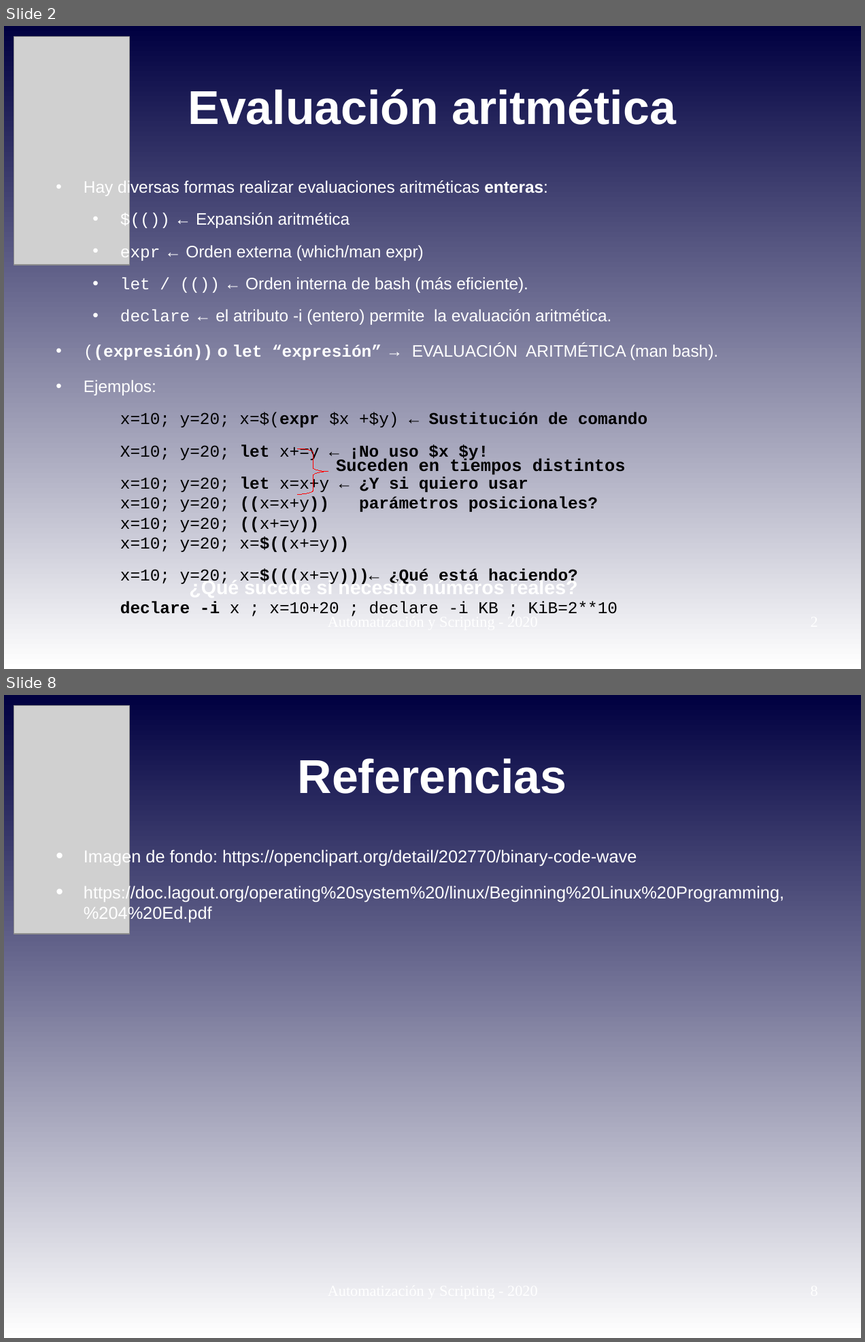
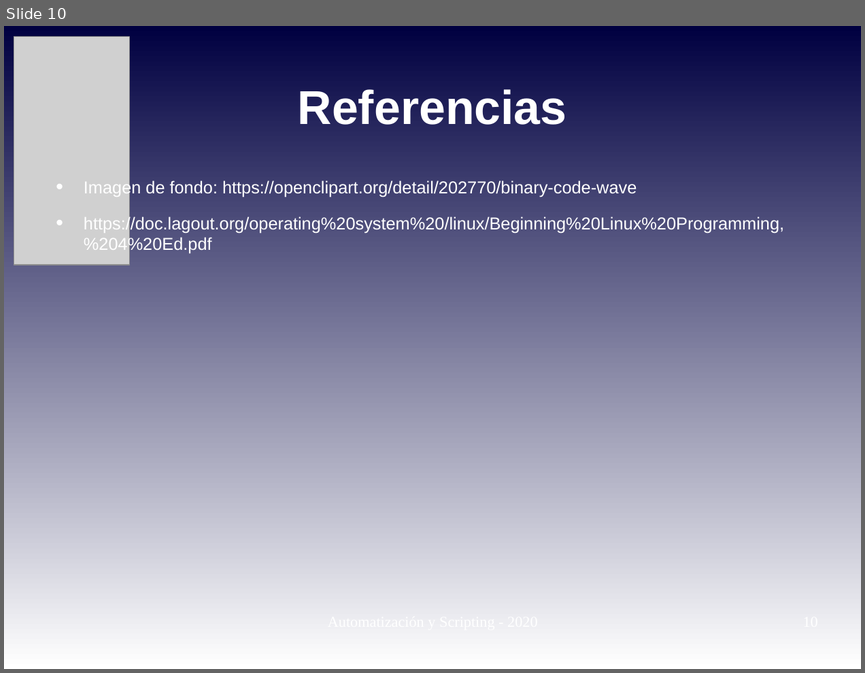
Before and after one commit to niniadcobre/-AutoyScripting, a slide deck: clases/AYS_clase06.odp. Shown one above the other, each under a label of ours: slides 2 and 8 before the commit, slide 10 after it; the slides between them are not shown. The pictures are 865x1342 and 865x673 pixels, drawn with LibreOffice and Linux fonts; fonts in the diff are those of the drawing; grey boxes stand for pictures. Boxes give left, top, right and bottom in pixels: in the first picture for what was removed or moved away, otherwise in the second. Text is boxed around its words. In the diff, an @@ line names an element or a change of style, - is before the commit and + after.

```diff
--- a/clases/AYS_clase06.odp
+++ b/clases/AYS_clase06.odp
@@ slide 2 removed at (4,26,861,669), background gradient #000040 to #FFFFFF @@
@@ picture removed at (14,37,129,265) @@
@@ title removed at (188,89,676,125) @@
-Evaluación aritmética
@@ text removed at (84,179,718,614) @@
-• Hay diversas formas realizar evaluaciones aritméticas enteras:
-  • $(()) ← Expansión aritmética
-  • expr ← Orden externa (which/man expr)
-  • let / (()) ← Orden interna de bash (más eficiente).
-  • declare ← el atributo -i (entero) permite la evaluación aritmética.
-• ((expresión)) o let “expresión” → EVALUACIÓN ARITMÉTICA (man bash).
-• Ejemplos:
-  x=10; y=20; x=$(expr $x +$y) ← Sustitución de comando
-  X=10; y=20; let x+=y ← ¡No uso $x $y!
-  x=10; y=20; let x=x+y ← ¿Y si quiero usar
-  x=10; y=20; ((x=x+y)) parámetros posicionales?
-  x=10; y=20; ((x+=y))
-  x=10; y=20; x=$((x+=y))
-  x=10; y=20; x=$(((x+=y)))← ¿Qué está haciendo?
-  declare -i x ; x=10+20 ; declare -i KB ; KiB=2**10
@@ freeform shape removed at (298,448,328,494) @@
@@ text removed at (336,458,626,475) @@
-Suceden en tiempos distintos
@@ text removed at (189,578,578,584) @@
-¿Qué sucede si necesito números reales?
@@ text removed at (328,613,538,630) @@
-Automatización y Scripting - 2020
@@ what was slide 8 is now slide 10 @@
```
Also in this commit, not shown: 1 slide changed, 8 slides added, 5 other slides removed, 3 other files.
